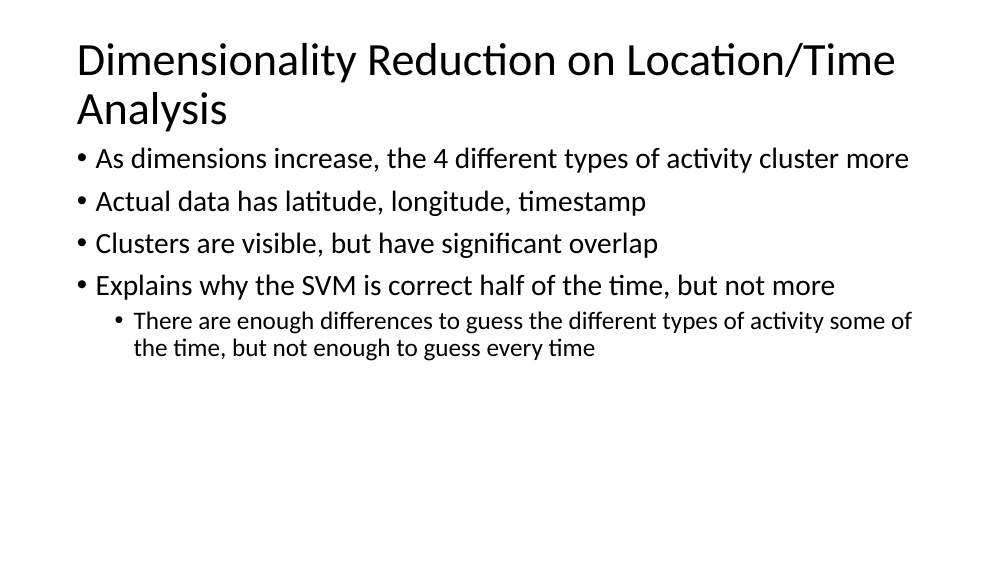
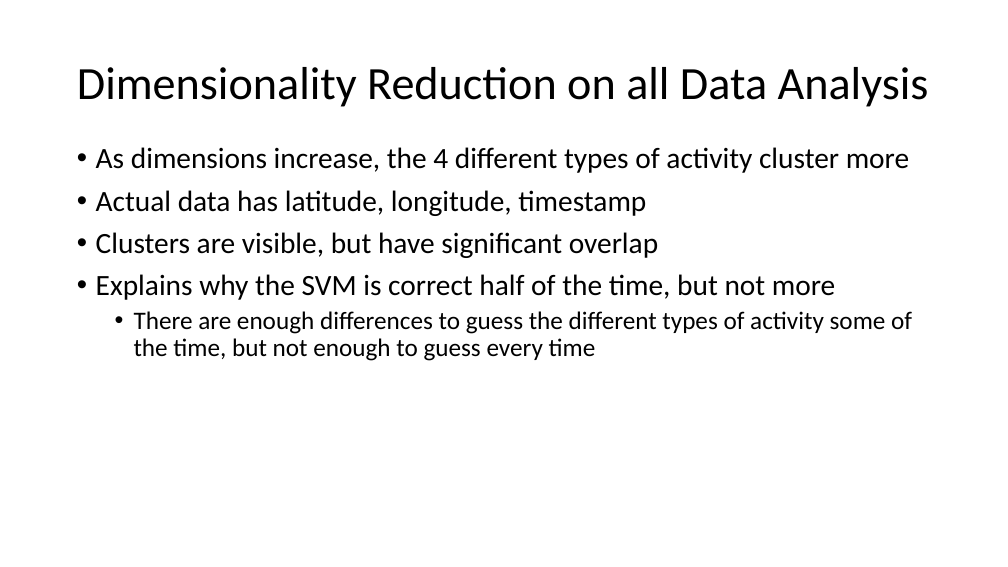
Before and after one commit to ian-mcnichols/CS_480, a slide deck: slide 17 of 480_HW1.pptx (slide 16 before the commit). Drawn at 1008x567 pixels with LibreOffice and Linux fonts; fonts in the diff are those of the drawing. Boxes give left, top, right and bottom in pixels: in the first picture for what was removed or moved away, otherwise in the second. Text is boxed around its words. In the diff, an @@ line names an element or a change of style, - is before the commit and + after.

```diff
--- a/480_HW1.pptx
+++ b/480_HW1.pptx
@@ title at [77,67,929,107]: text changed @@
-Dimensionality Reduction on Location/Time
-Analysis
+Dimensionality Reduction on all Data Analysis
```
Also in this commit, not shown: 4 other slides changed, 3 slides added.
